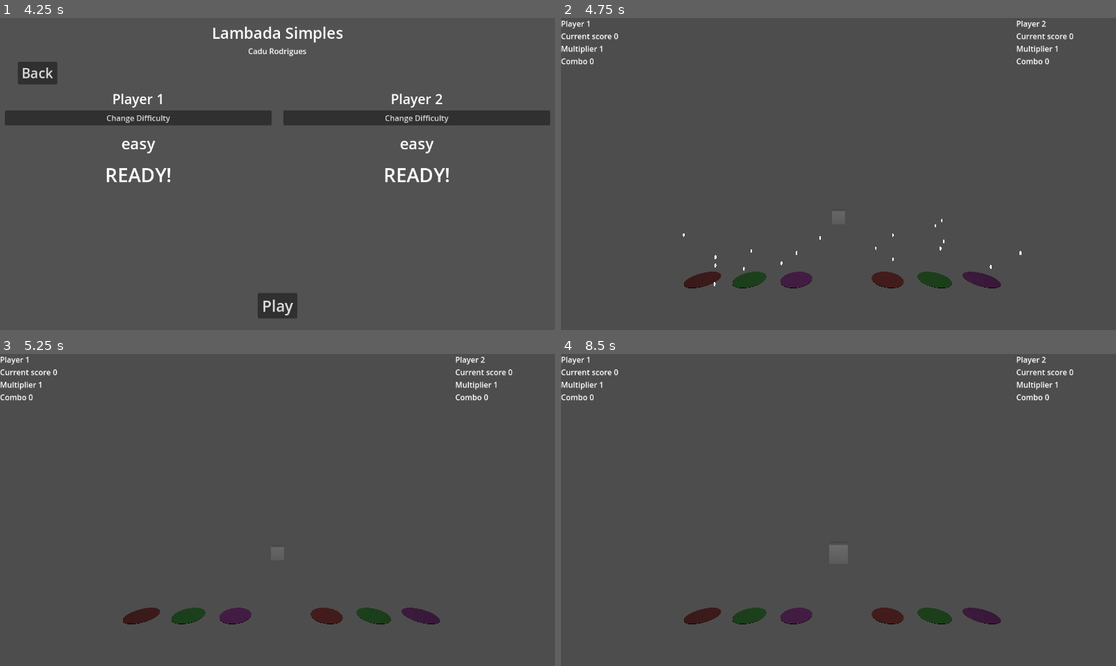
Above: before the commit, frames 1-4 (two rows, left to right).
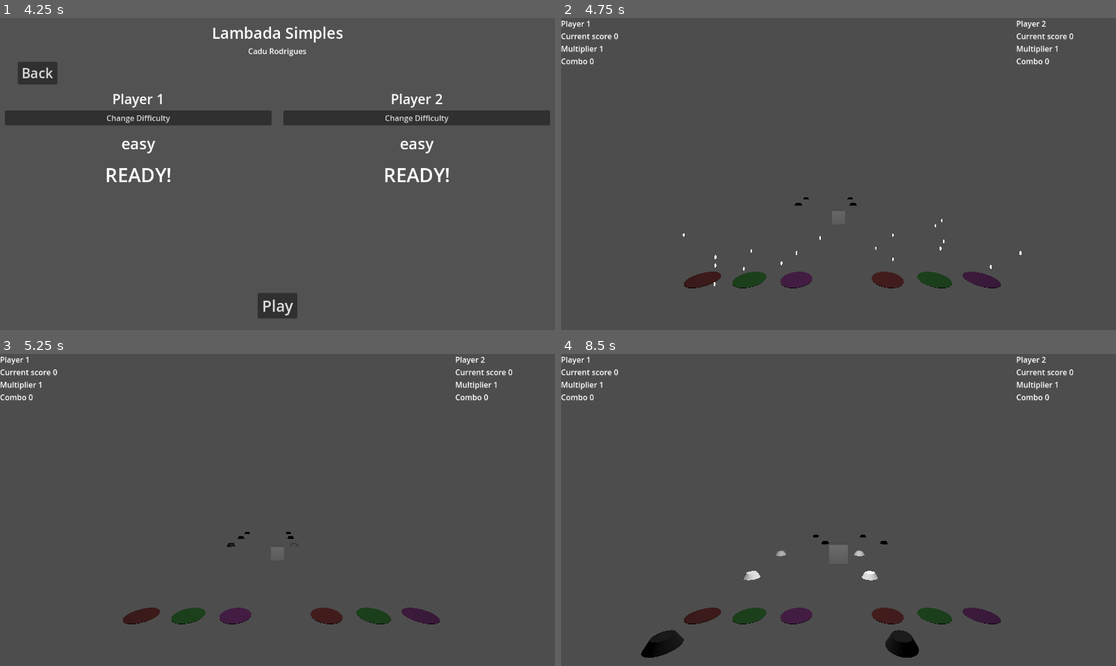
Above: after the commit, the same moments.

Repository: sendoestudio/guitarrada
Game: Godot game, scene res://scenes/title_scene.tscn
Same seed, same stepped clock (60 frames per second), same inputs: the game is played once before the commit and once after it. Sound files missing from this copy of the repository are replaced by a short silence.
Inputs (mouse positions are in pixels of both pictures, inside the frame that each line leads up to):
- Up to frame 1 (4.25 s): click "Start" at 0.5 s; click (127, 67) at 1.25 s; click "Play" at 2 s; click "Easy" at 2.75 s; click "Easy" at 3.5 s
- Up to frame 2 (4.75 s): click "Play" at 4.25 s
- Up to frame 3 (5.25 s): tap Enter at 5 s; move the mouse to (399, 494) at 5.02 s; click (399, 494) at 5.17 s
- Up to frame 4 (8.5 s): tap Space at 5.75 s; drag from (727, 525) to (810, 572) at 5.77 s; move the mouse to (894, 441) at 6.52 s; click (894, 441) at 6.67 s; drag from (810, 572) to (672, 463) at 7.27 s; move the mouse to (1005, 556) at 8.02 s; click (1005, 556) at 8.17 s

Frame 1 is identical in both runs. In frame 2, less than 0.1% of the frame differs, in the area x 42-54%, y 57-61%; in frame 3, less than 0.1%; in frame 4, 1.1%, in the area x 14-65%, y 57-98%.

Commit message:
continuous notes correction

Diff:
--- a/defaults/note.tscn
+++ b/defaults/note.tscn
@@ -2,9 +2,8 @@
 
 [ext_resource type="Script" uid="uid://dfm043l4l3lsl" path="res://scripts/note.gd" id="1_50w10"]
 
-[sub_resource type="Animation" id="Animation_50w10"]
-resource_name = "simple_hit"
-length = 0.1
+[sub_resource type="Animation" id="Animation_2bwty"]
+length = 0.001
 tracks/0/type = "value"
 tracks/0/imported = false
 tracks/0/enabled = true
@@ -12,10 +11,10 @@
 tracks/0/interp = 1
 tracks/0/loop_wrap = true
 tracks/0/keys = {
-"times": PackedFloat32Array(0, 0.1),
-"transitions": PackedFloat32Array(1, 1),
-"update": 1,
-"values": [true, false]
+"times": PackedFloat32Array(0),
+"transitions": PackedFloat32Array(1),
+"update": 1,
+"values": [false]
 }
 tracks/1/type = "value"
 tracks/1/imported = false
@@ -24,10 +23,10 @@
 tracks/1/interp = 1
 tracks/1/loop_wrap = true
 tracks/1/keys = {
-"times": PackedFloat32Array(0, 0.1),
-"transitions": PackedFloat32Array(1, 1),
-"update": 0,
-"values": [Vector3(0, 0.125, 0), Vector3(0, 0, 0)]
+"times": PackedFloat32Array(0),
+"transitions": PackedFloat32Array(1),
+"update": 0,
+"values": [Vector3(0, 0, 0)]
 }
 tracks/2/type = "value"
 tracks/2/imported = false
@@ -36,10 +35,10 @@
 tracks/2/interp = 1
 tracks/2/loop_wrap = true
 tracks/2/keys = {
-"times": PackedFloat32Array(0, 0.1),
-"transitions": PackedFloat32Array(1, 1),
-"update": 0,
-"values": [Vector3(1, 1, 1), Vector3(1, 0, 1)]
+"times": PackedFloat32Array(0),
+"transitions": PackedFloat32Array(1),
+"update": 0,
+"values": [Vector3(1, 0, 1)]
 }
 tracks/3/type = "value"
 tracks/3/imported = false
@@ -48,10 +47,50 @@
 tracks/3/interp = 1
 tracks/3/loop_wrap = true
 tracks/3/keys = {
-"times": PackedFloat32Array(0, 0.1),
-"transitions": PackedFloat32Array(1, 1),
-"update": 0,
-"values": [Color(1, 1, 1, 0.5019608), Color(1, 1, 1, 1)]
+"times": PackedFloat32Array(0),
+"transitions": PackedFloat32Array(1),
+"update": 0,
+"values": [Color(1, 1, 1, 0.58431375)]
+}
+tracks/4/type = "value"
+tracks/4/imported = false
+tracks/4/enabled = true
+tracks/4/path = NodePath("MeshInstance3D:surface_material_override/0:albedo_color")
+tracks/4/interp = 1
+tracks/4/loop_wrap = true
+tracks/4/keys = {
+"times": PackedFloat32Array(0),
+"transitions": PackedFloat32Array(1),
+"update": 0,
+"values": [Color(0, 0, 0, 1)]
+}
+
+[sub_resource type="Animation" id="Animation_nxaa3"]
+resource_name = "continuous_end"
+length = 0.1
+tracks/0/type = "value"
+tracks/0/imported = false
+tracks/0/enabled = true
+tracks/0/path = NodePath("ContinuousCenter/ContinuousMesh3D:surface_material_override/0:albedo_color")
+tracks/0/interp = 1
+tracks/0/loop_wrap = true
+tracks/0/keys = {
+"times": PackedFloat32Array(0, 0.06666667),
+"transitions": PackedFloat32Array(1, 1),
+"update": 0,
+"values": [Color(1, 1, 1, 1), Color(1, 1, 1, 0.58431375)]
+}
+tracks/1/type = "value"
+tracks/1/imported = false
+tracks/1/enabled = true
+tracks/1/path = NodePath("MeshInstance3D:visible")
+tracks/1/interp = 1
+tracks/1/loop_wrap = true
+tracks/1/keys = {
+"times": PackedFloat32Array(0),
+"transitions": PackedFloat32Array(1),
+"update": 1,
+"values": [false]
 }
 
 [sub_resource type="Animation" id="Animation_0ogy1"]
@@ -116,97 +155,6 @@
 "transitions": PackedFloat32Array(1),
 "update": 0,
 "values": [Vector3(1, 1, 1)]
-}
-
-[sub_resource type="Animation" id="Animation_2bwty"]
-length = 0.001
-tracks/0/type = "value"
-tracks/0/imported = false
-tracks/0/enabled = true
-tracks/0/path = NodePath("MeshInstance3D:visible")
-tracks/0/interp = 1
-tracks/0/loop_wrap = true
-tracks/0/keys = {
-"times": PackedFloat32Array(0),
-"transitions": PackedFloat32Array(1),
-"update": 1,
-"values": [false]
-}
-tracks/1/type = "value"
-tracks/1/imported = false
-tracks/1/enabled = true
-tracks/1/path = NodePath("MeshInstance3D:position")
-tracks/1/interp = 1
-tracks/1/loop_wrap = true
-tracks/1/keys = {
-"times": PackedFloat32Array(0),
-"transitions": PackedFloat32Array(1),
-"update": 0,
-"values": [Vector3(0, 0, 0)]
-}
-tracks/2/type = "value"
-tracks/2/imported = false
-tracks/2/enabled = true
-tracks/2/path = NodePath("MeshInstance3D:scale")
-tracks/2/interp = 1
-tracks/2/loop_wrap = true
-tracks/2/keys = {
-"times": PackedFloat32Array(0),
-"transitions": PackedFloat32Array(1),
-"update": 0,
-"values": [Vector3(1, 0, 1)]
-}
-tracks/3/type = "value"
-tracks/3/imported = false
-tracks/3/enabled = true
-tracks/3/path = NodePath("ContinuousCenter/ContinuousMesh3D:surface_material_override/0:albedo_color")
-tracks/3/interp = 1
-tracks/3/loop_wrap = true
-tracks/3/keys = {
-"times": PackedFloat32Array(0),
-"transitions": PackedFloat32Array(1),
-"update": 0,
-"values": [Color(1, 1, 1, 0.58431375)]
-}
-tracks/4/type = "value"
-tracks/4/imported = false
-tracks/4/enabled = true
-tracks/4/path = NodePath("MeshInstance3D:surface_material_override/0:albedo_color")
-tracks/4/interp = 1
-tracks/4/loop_wrap = true
-tracks/4/keys = {
-"times": PackedFloat32Array(0),
-"transitions": PackedFloat32Array(1),
-"update": 0,
-"values": [Color(0, 0, 0, 1)]
-}
-
-[sub_resource type="Animation" id="Animation_nxaa3"]
-resource_name = "continuous_end"
-length = 0.1
-tracks/0/type = "value"
-tracks/0/imported = false
-tracks/0/enabled = true
-tracks/0/path = NodePath("ContinuousCenter/ContinuousMesh3D:surface_material_override/0:albedo_color")
-tracks/0/interp = 1
-tracks/0/loop_wrap = true
-tracks/0/keys = {
-"times": PackedFloat32Array(0, 0.06666667),
-"transitions": PackedFloat32Array(1, 1),
-"update": 0,
-"values": [Color(1, 1, 1, 1), Color(1, 1, 1, 0.58431375)]
-}
-tracks/1/type = "value"
-tracks/1/imported = false
-tracks/1/enabled = true
-tracks/1/path = NodePath("MeshInstance3D:visible")
-tracks/1/interp = 1
-tracks/1/loop_wrap = true
-tracks/1/keys = {
-"times": PackedFloat32Array(0),
-"transitions": PackedFloat32Array(1),
-"update": 1,
-"values": [false]
 }
 
 [sub_resource type="Animation" id="Animation_ty3br"]
@@ -273,6 +221,58 @@
 "values": [Vector3(1, 1, 1)]
 }
 
+[sub_resource type="Animation" id="Animation_50w10"]
+resource_name = "simple_hit"
+length = 0.1
+tracks/0/type = "value"
+tracks/0/imported = false
+tracks/0/enabled = true
+tracks/0/path = NodePath("MeshInstance3D:visible")
+tracks/0/interp = 1
+tracks/0/loop_wrap = true
+tracks/0/keys = {
+"times": PackedFloat32Array(0, 0.1),
+"transitions": PackedFloat32Array(1, 1),
+"update": 1,
+"values": [true, false]
+}
+tracks/1/type = "value"
+tracks/1/imported = false
+tracks/1/enabled = true
+tracks/1/path = NodePath("MeshInstance3D:position")
+tracks/1/interp = 1
+tracks/1/loop_wrap = true
+tracks/1/keys = {
+"times": PackedFloat32Array(0, 0.1),
+"transitions": PackedFloat32Array(1, 1),
+"update": 0,
+"values": [Vector3(0, 0.125, 0), Vector3(0, 0, 0)]
+}
+tracks/2/type = "value"
+tracks/2/imported = false
+tracks/2/enabled = true
+tracks/2/path = NodePath("MeshInstance3D:scale")
+tracks/2/interp = 1
+tracks/2/loop_wrap = true
+tracks/2/keys = {
+"times": PackedFloat32Array(0, 0.1),
+"transitions": PackedFloat32Array(1, 1),
+"update": 0,
+"values": [Vector3(1, 1, 1), Vector3(1, 0, 1)]
+}
+tracks/3/type = "value"
+tracks/3/imported = false
+tracks/3/enabled = true
+tracks/3/path = NodePath("ContinuousCenter/ContinuousMesh3D:surface_material_override/0:albedo_color")
+tracks/3/interp = 1
+tracks/3/loop_wrap = true
+tracks/3/keys = {
+"times": PackedFloat32Array(0, 0.1),
+"transitions": PackedFloat32Array(1, 1),
+"update": 0,
+"values": [Color(1, 1, 1, 0.5019608), Color(1, 1, 1, 1)]
+}
+
 [sub_resource type="AnimationLibrary" id="AnimationLibrary_2bwty"]
 _data = {
 &"RESET": SubResource("Animation_2bwty"),
--- a/maps/lambadasimples/info.json
+++ b/maps/lambadasimples/info.json
@@ -1,7 +1,7 @@
 {
 	"artist": "Cadu Rodrigues",
-	"audio": "res://maps/lambadasimples/lambada simples.mp3",
-	"audio_preview_start": 0.0,
+	"audio": "res://maps/lambadasimples/lambada_simples.ogg",
+	"audio_preview_start": 27.42,
 	"beats": [
 		0.0,
 		0.428571428571429,
--- a/scenes/level_scene.tscn
+++ b/scenes/level_scene.tscn
@@ -9,6 +9,22 @@
 [ext_resource type="Script" uid="uid://dldqaub83l7i7" path="res://scripts/combo_modifier.gd" id="7_2m3ut"]
 
 [sub_resource type="BoxMesh" id="BoxMesh_jnonn"]
+
+[sub_resource type="Animation" id="Animation_ojpky"]
+resource_name = "enhance_off"
+length = 0.001
+tracks/0/type = "value"
+tracks/0/imported = false
+tracks/0/enabled = true
+tracks/0/path = NodePath("Items:visible")
+tracks/0/interp = 1
+tracks/0/loop_wrap = true
+tracks/0/keys = {
+"times": PackedFloat32Array(0),
+"transitions": PackedFloat32Array(1),
+"update": 1,
+"values": [false]
+}
 
 [sub_resource type="Animation" id="Animation_2m3ut"]
 resource_name = "enhance_on"
@@ -26,22 +42,6 @@
 "values": [true]
 }
 
-[sub_resource type="Animation" id="Animation_ojpky"]
-resource_name = "enhance_off"
-length = 0.001
-tracks/0/type = "value"
-tracks/0/imported = false
-tracks/0/enabled = true
-tracks/0/path = NodePath("Items:visible")
-tracks/0/interp = 1
-tracks/0/loop_wrap = true
-tracks/0/keys = {
-"times": PackedFloat32Array(0),
-"transitions": PackedFloat32Array(1),
-"update": 1,
-"values": [false]
-}
-
 [sub_resource type="AnimationLibrary" id="AnimationLibrary_ojpky"]
 _data = {
 &"enhance_off": SubResource("Animation_ojpky"),
--- a/scripts/note.gd
+++ b/scripts/note.gd
@@ -12,9 +12,7 @@
 	has_duration = duration > 0
 	continuous_center.visible = has_duration
 	if has_duration:
-		var local_scale = duration * velocity
-		continuous_mesh.scale.y = local_scale
-		continuous_mesh.position.z = -  local_scale / 2
+		continuous_center.scale.z = duration * velocity
 
 	main_mesh.set_surface_override_material(0, StandardMaterial3D.new())
 	continuous_mesh.set_surface_override_material(0, StandardMaterial3D.new())
--- a/scripts/track.gd
+++ b/scripts/track.gd
@@ -68,7 +68,10 @@
 					visible_area_node_index = -1
 
 		if invisible_area_node_index != -1:
-			if time > track_times[invisible_area_node_index].time + visibility_end_time:
+			var duration = track_times[invisible_area_node_index].duration
+			if duration <= 0:
+				duration = 0
+			if time > track_times[invisible_area_node_index].time + visibility_end_time + duration:
 				notes_parent.get_child(invisible_area_node_index).visible = false
 				invisible_area_node_index += 1
 				if invisible_area_node_index >= track_times.size():
@@ -102,6 +105,9 @@
 func set_track_props(velocity : float, time_before_view : float, time_afer_view : float) -> void:
 	absolute_velocity = velocity
 	track_velocity = absolute_velocity * notes_direction
+
+	visibility_start_time = time_before_view
+	visibility_end_time = time_afer_view
 
 func set_track_notes(times) -> void:
 	if times == null:
Not shown, removed: maps/lambadasimples/lambada simples.mp3.import
Not shown, added: maps/lambadasimples/lambada_simples.ogg.import
Not shown, removed: maps/lambadasimples/lambada simples.mp3
Not shown, added: maps/lambadasimples/lambada_simples.ogg
